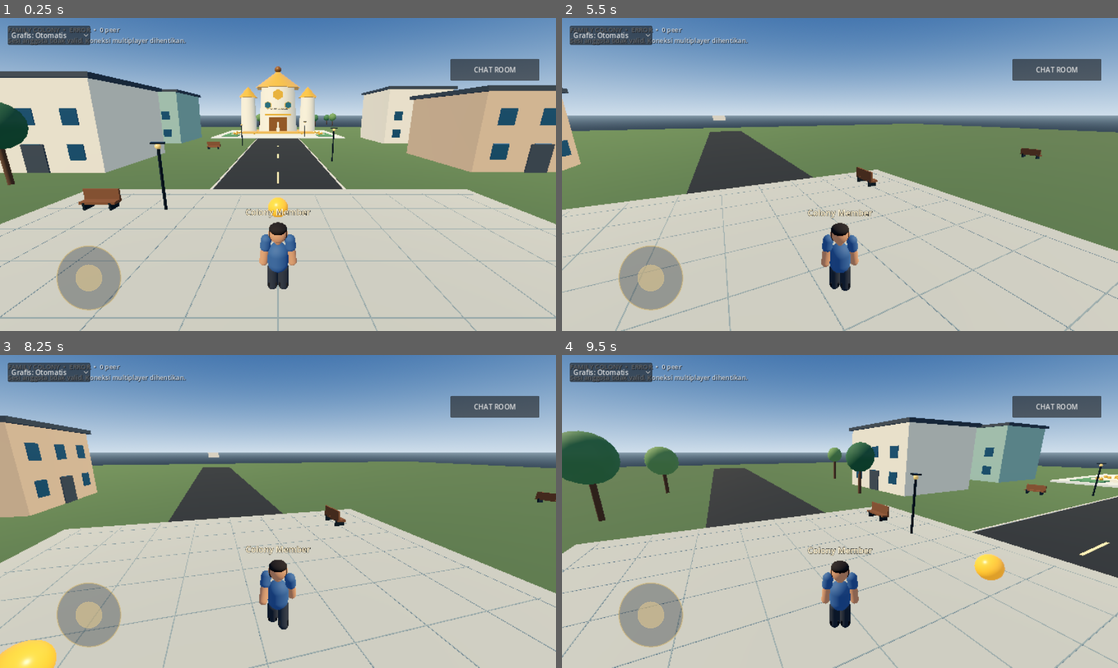
Above: before the commit, frames 1-4 (two rows, left to right).
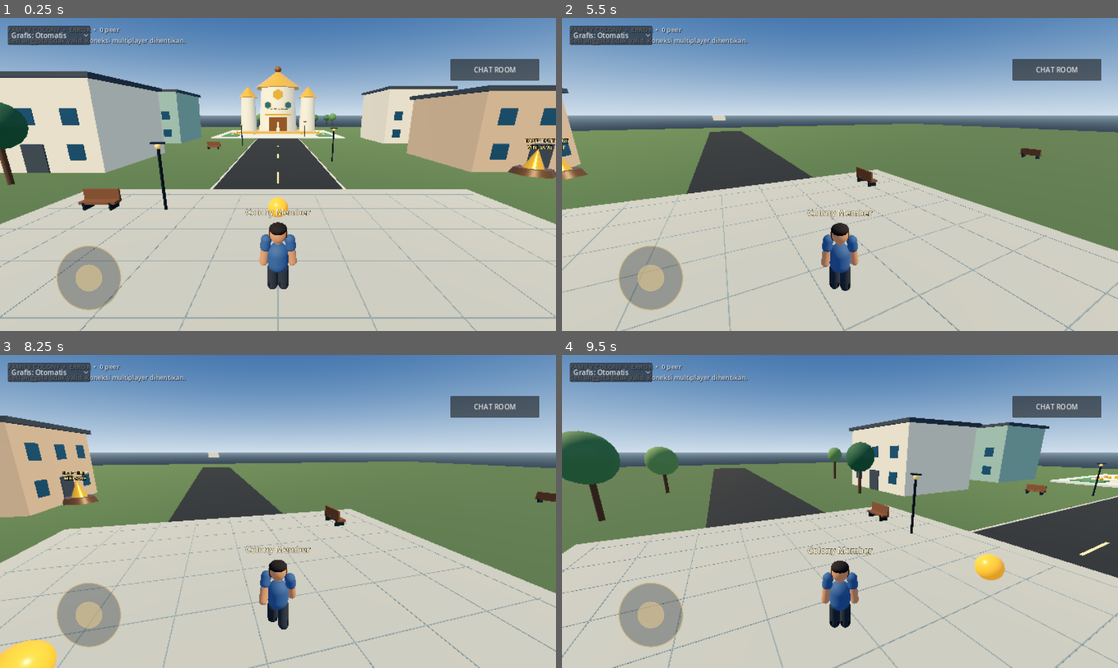
Above: after the commit, the same moments.

Repository: itok1234/FAMILY-COLONY
Game: Godot game, scene res://scenes/world.tscn
Two runs of this game, one before a commit and one after it. Both use one fixed random seed, a clock stepped at 60 frames per second and the inputs below.
Inputs (mouse positions are in pixels of both pictures, inside the frame that each line leads up to):
- Up to frame 1 (0.25 s): no input
- Up to frame 2 (5.5 s): drag from (650, 277) to (895, 105) at 0.52 s; drag from (728, 190) to (812, 237) at 1.27 s; click "Grafis: Otomatis" at 2 s; click "CHAT ROOM" at 2.75 s; click (973, 309) at 3.52 s; type "12" at 3.6 s; click "TUTUP" at 4.25 s; move the mouse to (895, 105) at 5.02 s; hold D (move_right) from 5.03 s (still down); hold E (interact) from 5.03 s (still down)
- Up to frame 3 (8.25 s): release D (move_right) at 5.75 s; release E (interact) at 5.75 s; drag from (250, 574) to (111, 464) at 5.77 s; move the mouse to (444, 558) at 6.52 s; hold A (move_left) 6.53-7.25 s; hold E (interact) 6.53-7.25 s; drag from (111, 464) to (194, 433) at 7.27 s; tap Enter at 8 s; move the mouse to (305, 511) at 8.02 s; hold S (move_back) from 8.03 s (still down); hold E (interact) from 8.03 s (still down); click (305, 511) at 8.17 s
- Up to frame 4 (9.5 s): release S (move_back) at 8.75 s; release E (interact) at 8.75 s; drag from (756, 433) to (728, 527) at 8.77 s

The runs differ from the first frame. In frame 1, 0.5% of the frame differs, in the area x 91-100%, y 38-52%; in frame 2, 0.2%; in frame 3, 0.3%; in frame 4, nothing differs.

Commit message:
Wire 3D Honey Hunt mini-game into world scene

Diff:
--- a/godot_world/scenes/world.tscn
+++ b/godot_world/scenes/world.tscn
@@ -14,6 +14,7 @@
 [ext_resource type="Script" path="res://scripts/presence_manager.gd" id="12"]
 [ext_resource type="Script" path="res://scripts/chat_manager.gd" id="13"]
 [ext_resource type="Script" path="res://scripts/world_session_client.gd" id="14"]
+[ext_resource type="Script" path="res://scripts/honey_hunt_minigame.gd" id="15"]
 
 [sub_resource type="ProceduralSkyMaterial" id="SkyMaterial"]
 sky_top_color = Color(0.12, 0.27, 0.48, 1)
@@ -155,3 +156,6 @@
 
 [node name="WorldSessionClient" type="Node" parent="."]
 script = ExtResource("14")
+
+[node name="MiniGameManager" type="Node3D" parent="."]
+script = ExtResource("15")
Not shown: 1 places in godot_world/scenes/world.tscn that only renumber resources
